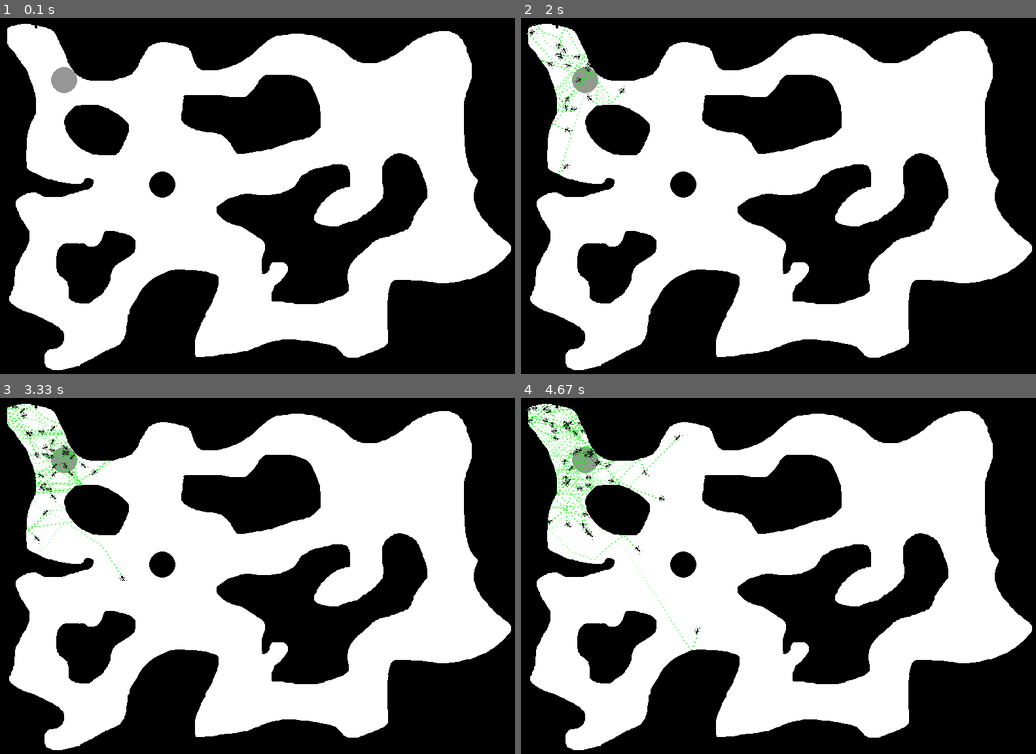
Above: before the commit, frames 1-4 (two rows, left to right).
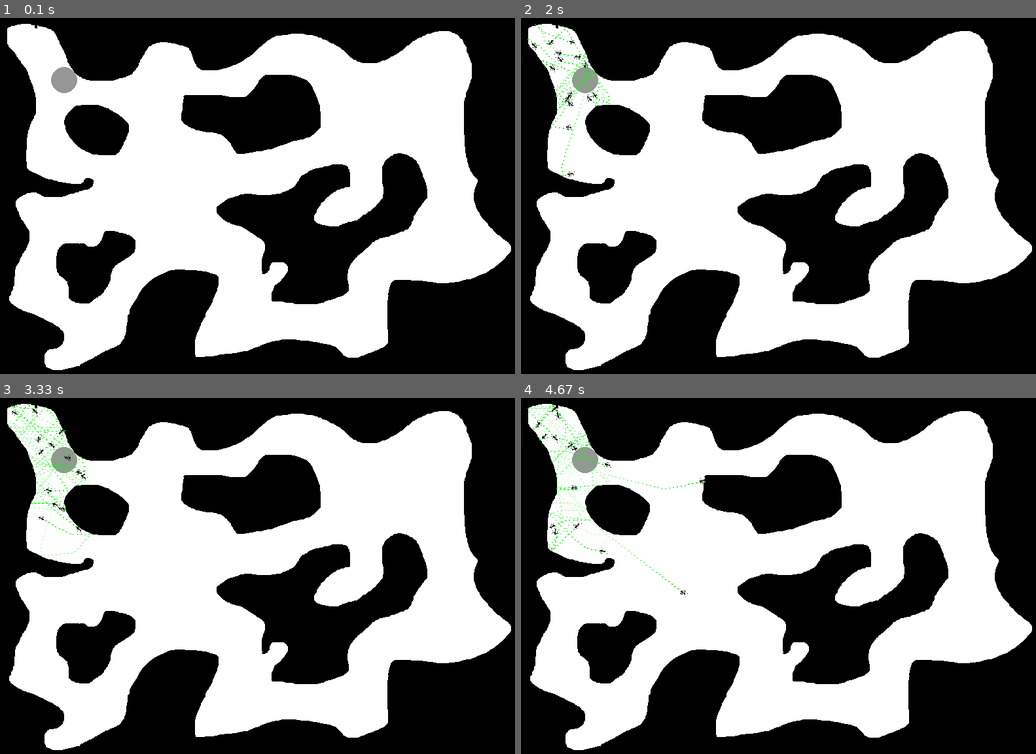
Above: after the commit, the same moments.

Repository: wschopohl/fuh-ants
Game: pygame game, started from Johannes/main.py
The game is run twice, just before and just after one commit, with the same random seed, the same clock (stepped at 60 frames per second) and the same inputs.
Inputs:
- Up to frame 1 (0.1 s): no input
- Up to frame 2 (2 s): hold Right 0.33-0.8 s; hold Up 0.83-1.3 s; hold Right 1.33-1.8 s; hold Left from 1.83 s (still down)
- Up to frame 3 (3.33 s): release Left at 2.37 s; hold Down 2.4-2.87 s; hold Left from 2.9 s (still down)
- Up to frame 4 (4.67 s): release Left at 3.37 s; hold Up 3.4-3.87 s; hold Right 3.9-4.53 s; hold Down from 4.57 s (still down)

The runs differ from the first frame. In frame 1, 0.3% of the frame differs, in the area x 28-35%, y 43-51%; in frame 2, 0.6%; in frame 3, 1.4%; in frame 4, 2.0%, in the area x 0-36%, y 1-71%.

Commit message:
Git Test

Diff:
--- a/Johannes/main.py
+++ b/Johannes/main.py
@@ -99,7 +99,7 @@
         #print(clock.get_fps(),len(Umwelt.ants))
     if ant_frame %15==0:
         for colony in Umwelt.colonys:
-            if len(colony.ants)<150:
+            if len(colony.ants)<15:
                 colony.add_ant()
             # else:
             #     if ant_frame %30==0:
--- a/Johannes/umwelt.py
+++ b/Johannes/umwelt.py
@@ -43,7 +43,7 @@
         self.phero[ind][pos[0]-1:pos[0]+1,pos[1]-1:pos[1]+1] =min(max(0, self.phero[ind][pos[0],pos[1]]+val),255)
 
 class food:
-    def __init__(self,pos=(250,260),amount = 100) -> None:
+    def __init__(self,pos=(400,300),amount = 100) -> None:
         self.pos = pos
         self.amount = amount
 
@@ -53,9 +53,9 @@
     Sim.add_colony()
 
 
-    for i in range(4000):
-        for colony in Sim.colonys:
-            if len(colony.ants)<100:
-                    colony.add_ant()
-        Sim.update()
-    print(Sim.colonys[0].food)
+ #   for i in range(1):
+  #      for colony in Sim.colonys:
+   #         if len(colony.ants)<100:
+    #                colony.add_ant()
+     #   Sim.update()
+    #print(Sim.colonys[0].food)
